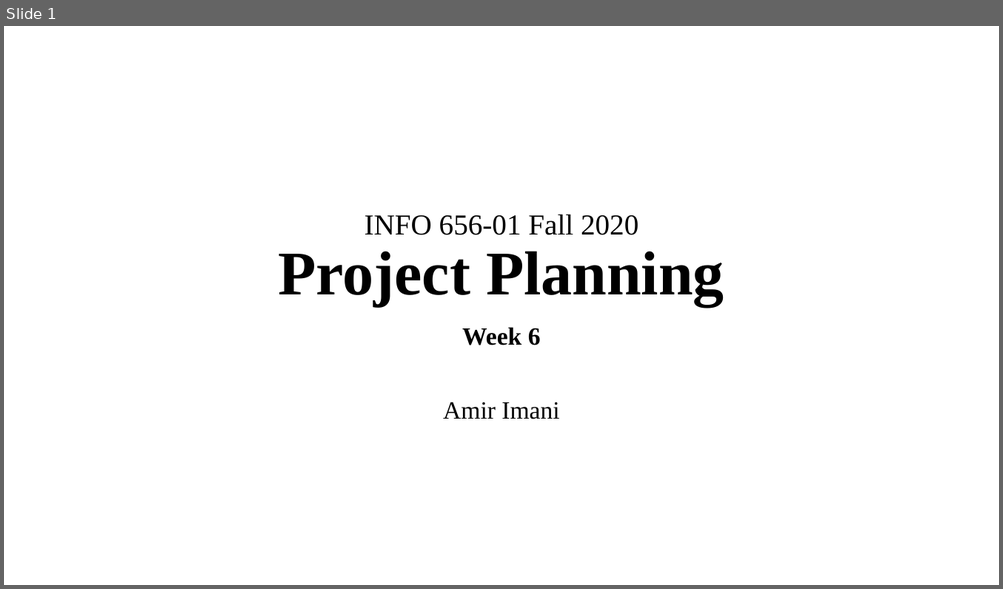
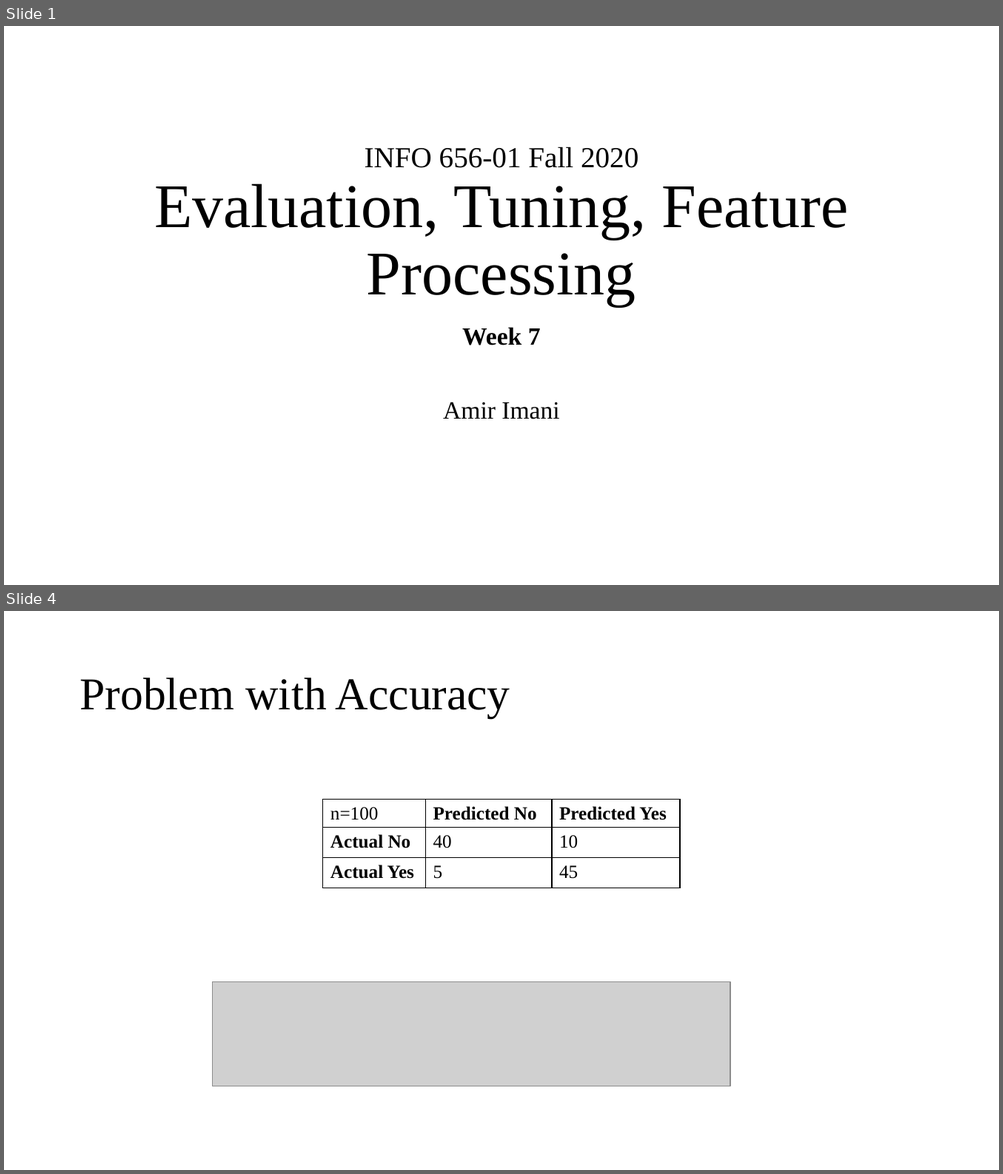
Before and after one commit to Amirosimani/Machine_Learning_Pratt, a slide deck: course slides/week_06.pptx. Shown one above the other, each under a label of ours: slide 1 before the commit, slides 1 and 4 after it; the slides between them are not shown. The pictures are 1003x589 and 1003x1174 pixels, drawn with LibreOffice and Linux fonts; fonts in the diff are those of the drawing; grey boxes stand for pictures. Boxes give left, top, right and bottom in pixels: in the first picture for what was removed or moved away, otherwise in the second. Text is boxed around its words. In the diff, an @@ line names an element or a change of style, - is before the commit and + after.

```diff
--- a/course slides/week_06.pptx
+++ b/course slides/week_06.pptx
@@ slide 4 added at bbox=[4, 611, 999, 1170], background #FFFFFF @@
@@ title added at bbox=[79, 678, 510, 718], 44 pt, text #000000 @@
+Problem with Accuracy
@@ table added at bbox=[323, 800, 680, 890], 3 rows, 3 columns @@
+n=100 | Predicted No | Predicted Yes
+Actual No | 40 | 10
+Actual Yes | 5 | 45
@@ picture added at bbox=[212, 982, 730, 1086] @@
@@ slide 1 changed as well @@
@@ title at bbox=[154, 147, 848, 306]: text changed; size 28 to 60 pt @@
-INFO 656-01 Fall 2020
-Project Planning
+INFO 656-01 Fall 2020
+Evaluation, Tuning, Feature Processing
@@ subtitle at bbox=[462, 327, 540, 346]: text changed @@
-Week 6
+Week 7
```
Also in this commit, not shown: 8 other slides added, 5 slides removed, 10 other files.
